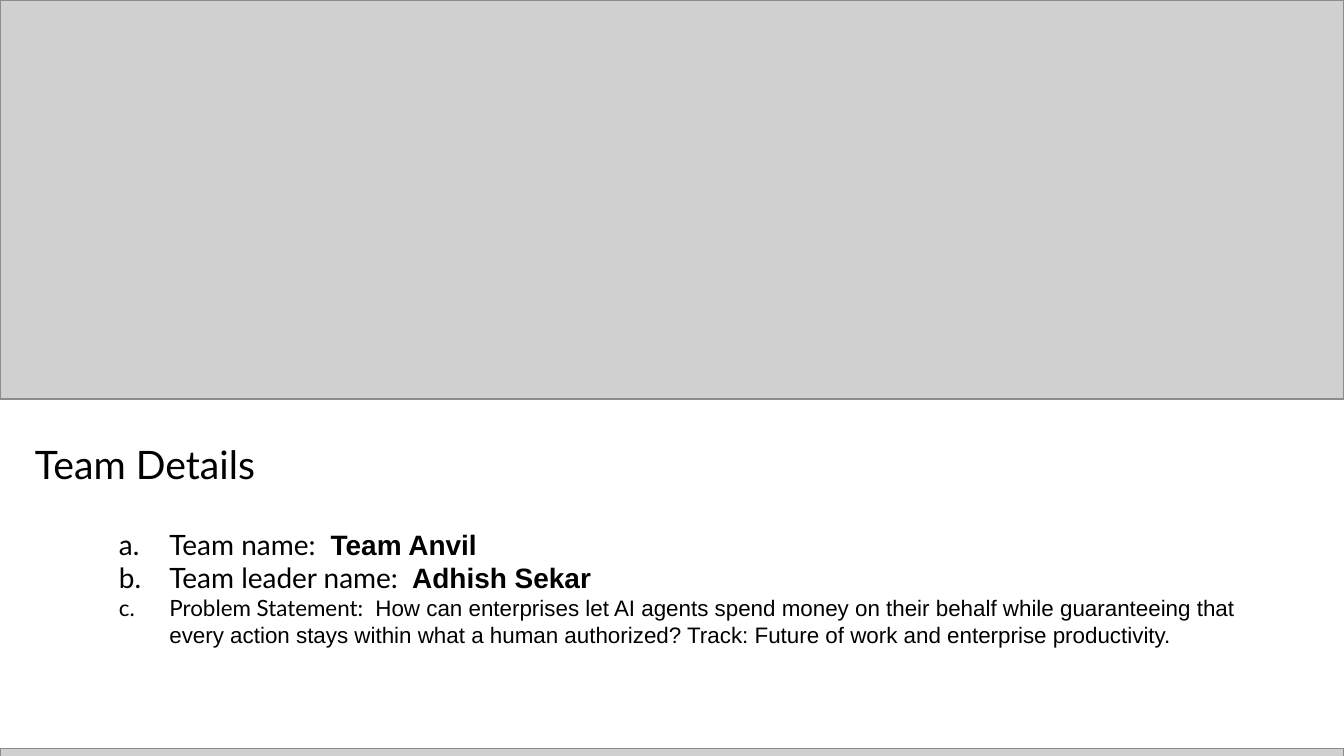
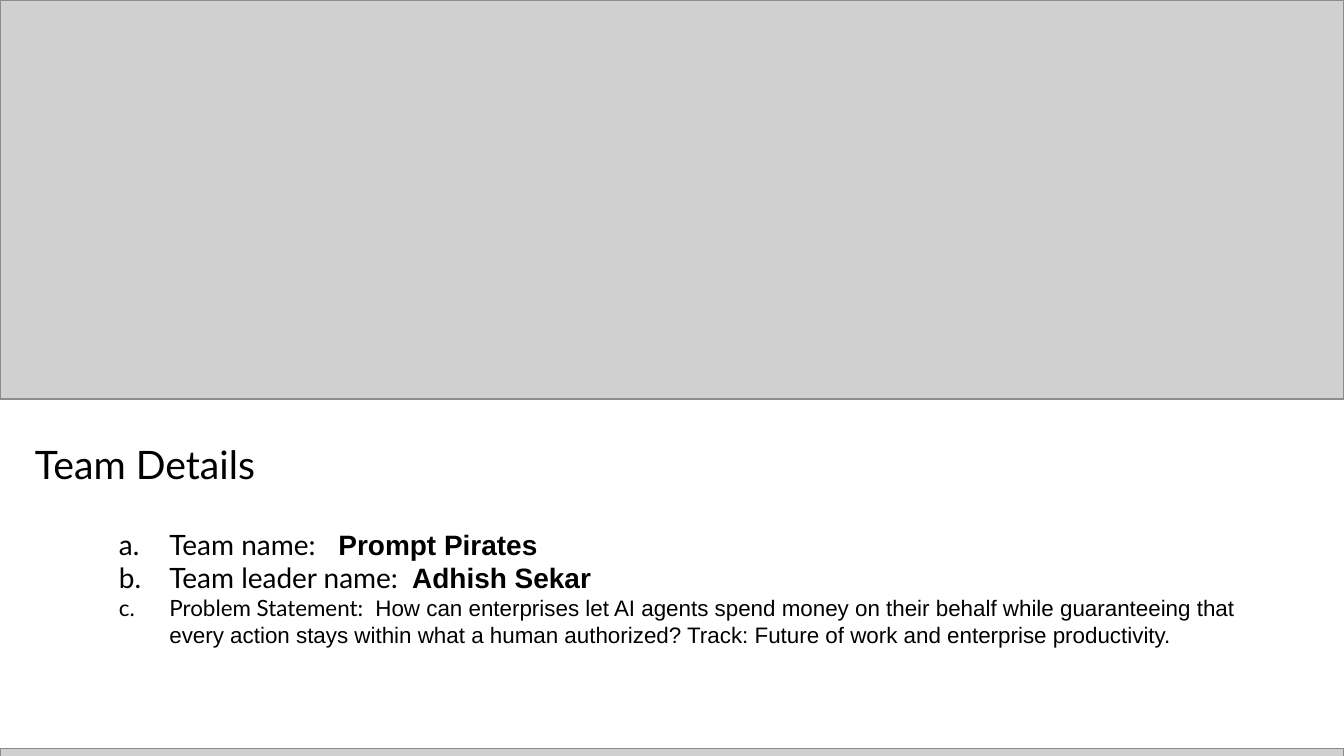
Before and after one commit to Adhi1402/anvil, a slide deck: slide 1 of submission/Anvil - AI Builder Cup Submission v2.pptx. Drawn at 1344x756 pixels with LibreOffice and Linux fonts; fonts in the diff are those of the drawing; grey boxes stand for pictures. Boxes give left, top, right and bottom in pixels: in the first picture for what was removed or moved away, otherwise in the second. Text is boxed around its words. In the diff, an @@ line names an element or a change of style, - is before the commit and + after.

```diff
--- a/submission/Anvil - AI Builder Cup Submission v2.pptx
+++ b/submission/Anvil - AI Builder Cup Submission v2.pptx
@@ text at [169,534,537,560]: text changed; font Lato to Arial; bold on @@
-  a. Team name: Team Anvil
+  a. Team name: Prompt Pirates
```
Also in this commit, not shown: 28 other files.
